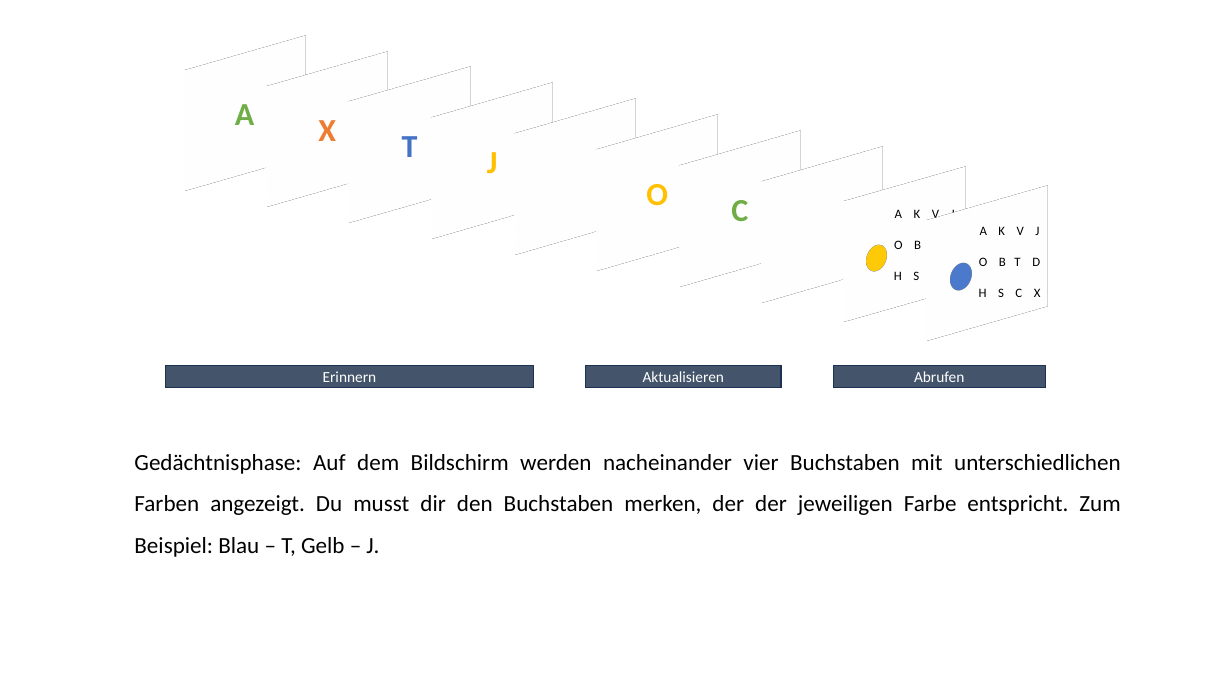
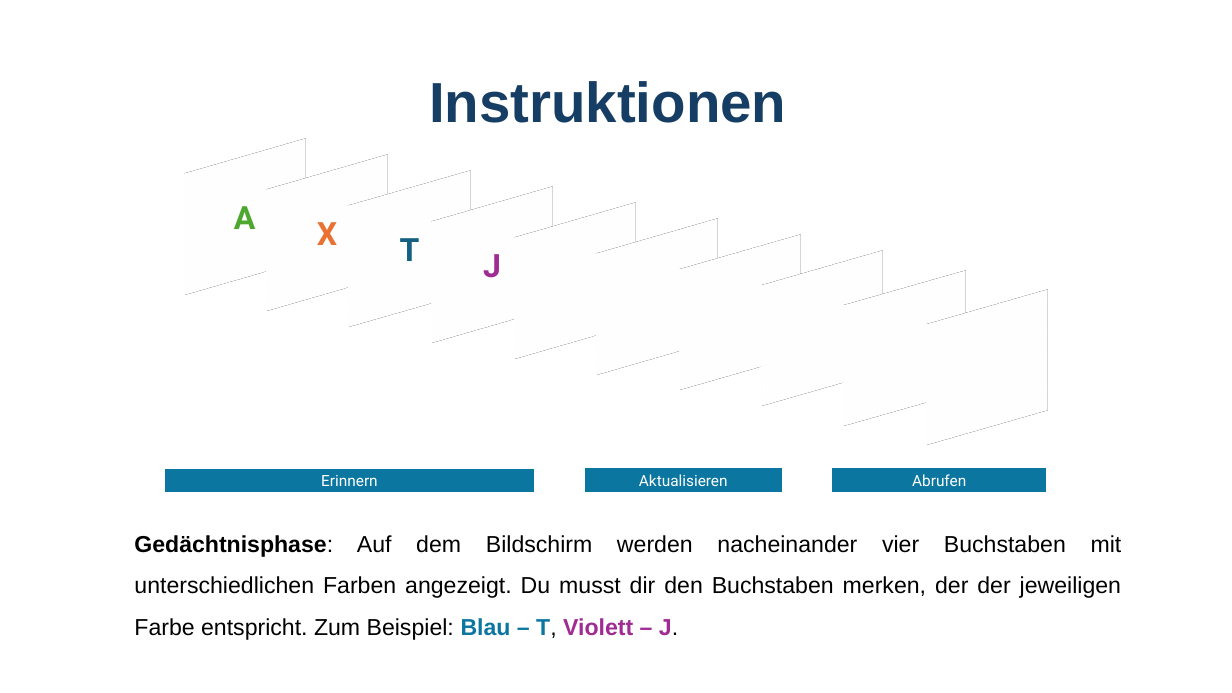
Before and after one commit to GidonFrischkorn/Ambizione-IndividualDifferencesStudy, a slide deck: slide 2 of tasks/letter-updating-task/assets/images/instruction-de/instruction.pptx. Drawn at 1232x693 pixels with LibreOffice and Linux fonts; fonts in the diff are those of the drawing. Boxes give left, top, right and bottom in pixels: in the first picture for what was removed or moved away, otherwise in the second. Text is boxed around its words. In the diff, an @@ line names an element or a change of style, - is before the commit and + after.

```diff
--- a/tasks/letter-updating-task/assets/images/instruction-de/instruction.pptx
+++ b/tasks/letter-updating-task/assets/images/instruction-de/instruction.pptx
@@ text added at [429,81,786,123], 44 pt, text #163E64, bold @@
+Instruktionen
@@ rectangle "A" at [165,152,323,281]: font Calibri to Roboto, text colour #70AD47 to #4EA72E @@
@@ rectangle "X" at [248,168,406,297]: font Calibri to Roboto, text colour #ED7D31 to #E97132 @@
@@ rectangle "T" at [331,184,489,312]: font Calibri to Roboto, text colour #4472C4 to #156082 @@
@@ rectangle "J" at [413,201,571,329]: font Calibri to Roboto, text colour #FFC000 to #A02B93 @@
@@ text in rectangle at [646,184,668,206]: text removed @@
-O
@@ text in rectangle at [731,200,748,221]: text removed @@
-C
@@ 13 rectangles: place and size @@
-13 rectangles at [165,49,1067,387]
+13 rectangles at [165,152,1067,491]
@@ group removed at [863,209,1041,297]: 2 ellipses, 2 texts @@
-A K V J
-O B T D
-H S C X
-A K V J
-O B T D
-H S C X
@@ font Calibri to Roboto; fill #44546A to #0B76A0; outline #1E3256 1 pt to #0B76A0 1.5 pt in 3 elements at [165,470,533,491], [586,470,782,491], [834,470,1046,491] @@
@@ text at [134,535,1122,640]: text changed; font Calibri to Arial @@
-Gedächtnisphase: Auf dem Bildschirm werden nacheinander vier Buchstaben mit unterschiedlichen Farben angezeigt. Du musst dir den Buchstaben merken, der der jeweiligen Farbe entspricht. Zum Beispiel: Blau – T, Gelb – J.
+Gedächtnisphase: Auf dem Bildschirm werden nacheinander vier Buchstaben mit unterschiedlichen Farben angezeigt. Du musst dir den Buchstaben merken, der der jeweiligen Farbe entspricht. Zum Beispiel: Blau – T, Violett – J.
```
Also in this commit, not shown: 3 other slides changed, 5 other files.
